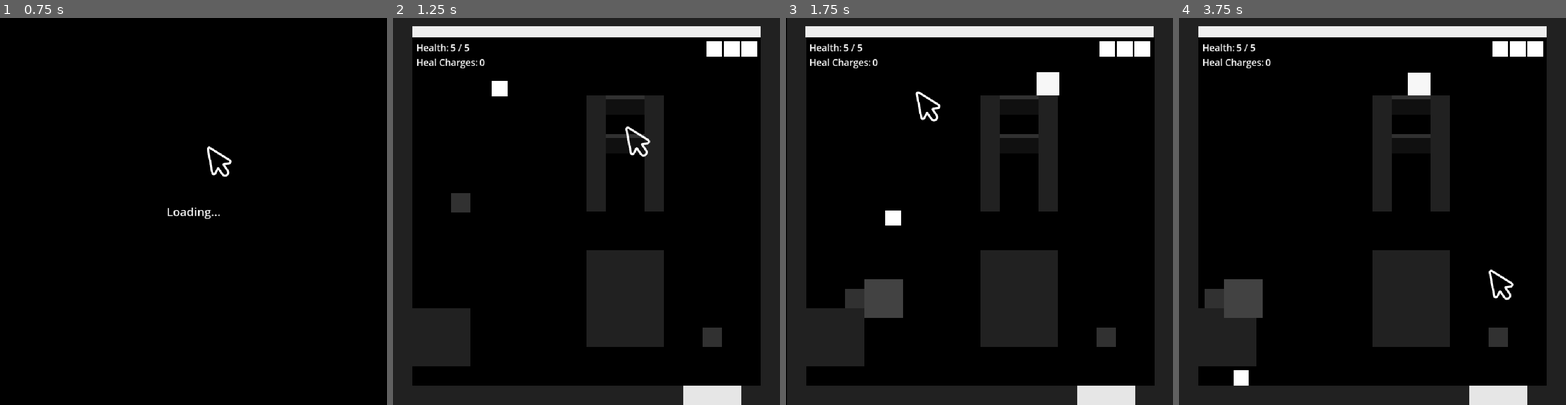
Above: before the commit, frames 1-4 (left to right).
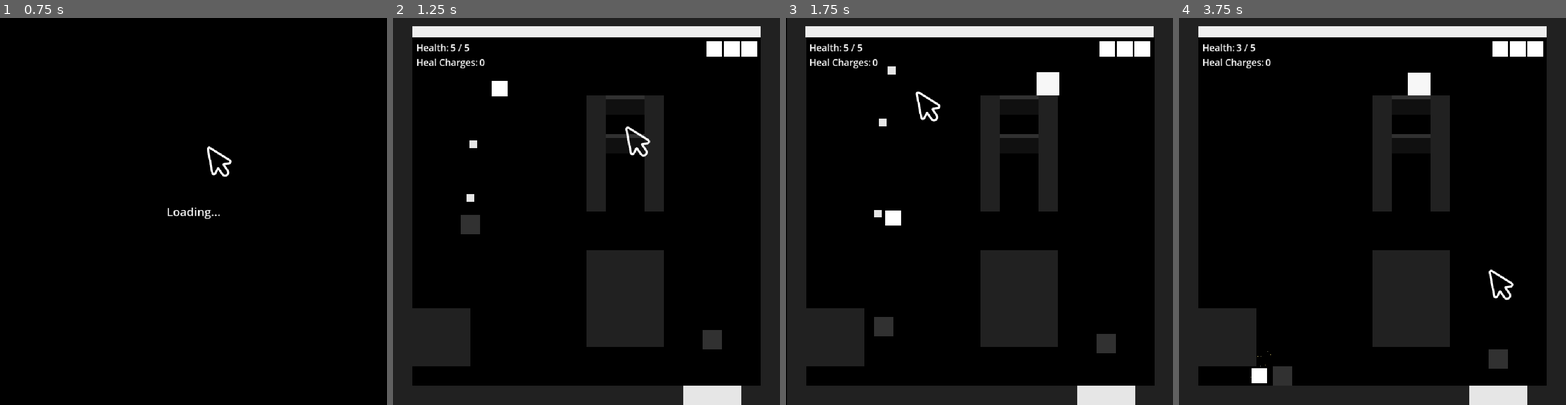
Above: after the commit, the same moments.

Repository: stevencasteel/Box-Battle
Game: Godot game, scene res://src/scenes/main/main.tscn
Same seed, same stepped clock (60 frames per second), same inputs: the game is played once before the commit and once after it. The engine's default icon, where the game draws it, is replaced by a stand-in: a white triangle on a blue panel in a dark square.
Inputs (mouse positions are in pixels of both pictures, inside the frame that each line leads up to):
- Up to frame 1 (0.75 s): tap Enter (ui_accept) at 0.5 s; drag from (193, 157) to (232, 126) at 0.52 s
- Up to frame 2 (1.25 s): no input
- Up to frame 3 (1.75 s): drag from (902, 230) to (917, 91) at 1.27 s
- Up to frame 4 (3.75 s): move the mouse to (1411, 126) at 2.02 s; hold Left (ui_left) 2.03-2.75 s; drag from (1353, 288) to (1206, 377) at 2.77 s; move the mouse to (1488, 269) at 3.52 s; hold Right (ui_right) from 3.53 s (still down)

Frame 1 is identical in both runs. In frame 2, 0.6% of the frame differs, in the area x 15-85%, y 31-86%; in frame 3, 1.8%; in frame 4, 2.3%, in the area x 6-85%, y 6-95%.

Commit message:
feat(combat): Add melee attack system to boss and minions
Implemented a new data-driven melee attack system and extended it to both the boss and the patrolling lancer minion, creating more dynamic and reactive enemy AI.

- **New Melee System:**
  - Created a reusable `MeleeComponent` to handle all hitbox activation, timing, and collision logic for melee attacks.
  - Introduced a `MeleeAttackData` resource to define attack properties (shape, damage, duration, telegraph) in data, decoupling design from code.

- **Boss Enhancements:**
  - Added a `CloseRangeDetector` Area2D.
  - The boss now performs an immediate, high-priority melee swipe if the player enters its close range while it's patrolling.
  - The boss now performs a powerful melee follow-up attack after completing its lunge.
  - Added telegraph visuals for all melee attacks.

- **Minion AI Refactor:**
  - Refactored the minion state machine to emulate the more robust boss architecture, where states have full control over movement.
  - Created a new `StateMinionPatrol` to handle simultaneous movement and ranged attacks.
  - `StateMinionIdle` is now a pure decision-making state.
  - Added a `MeleeRangeDetector` to the Patrolling Lancer, allowing it to perform an instant melee attack that interrupts its patrol.

- **Architectural Improvements:**
  - Added a dedicated "hitbox" physics layer to prevent entities from colliding with their own attack areas.
  - Resolved a complex execution order bug by giving the state machine a higher `process_priority`, ensuring AI logic runs before physics are applied.

Diff:
--- a/project.godot
+++ b/project.godot
@@ -142,6 +142,7 @@
 2d_physics/layer_6="player_hitbox"
 2d_physics/layer_7="player_hurtbox"
 2d_physics/layer_8="solid_world"
+2d_physics/layer_9="hitbox"
 
 [rendering]
 
--- a/src/core/util/physics_layers.gd
+++ b/src/core/util/physics_layers.gd
@@ -14,3 +14,4 @@
 const PLAYER_HITBOX = 32  # Layer 6
 const PLAYER_HURTBOX = 64  # Layer 7
 const SOLID_WORLD = 128  # Layer 8
+const HITBOX = 256 # Layer 9
--- /dev/null
+++ b/src/data/combat/attacks/lancer_poke.tres
@@ -0,0 +1,15 @@
+[gd_resource type="Resource" script_class="MeleeAttackData" load_steps=3 format=3 uid="uid://c1x2y304a5b6c"]
+
+[ext_resource type="Script" uid="uid://yas33ux44jbi" path="res://src/api/combat/melee_attack_data.gd" id="1_script"]
+
+[sub_resource type="RectangleShape2D" id="RectangleShape2D_lancerpoke"]
+size = Vector2(80, 20)
+
+[resource]
+script = ExtResource("1_script")
+shape = SubResource("RectangleShape2D_lancerpoke")
+offset = Vector2(65, 0)
+damage_amount = 1
+duration = 0.15
+telegraph_duration = 0.3
+hit_stop_duration = 0.03
--- a/src/entities/components/base_state_machine.gd
+++ b/src/entities/components/base_state_machine.gd
@@ -18,7 +18,7 @@
 
 
 func _ready() -> void:
-	process_priority = 0
+	process_priority = -10
 
 
 func _notification(what: int) -> void:
@@ -84,3 +84,7 @@
 	state_history.push_front(state_name)
 	if state_history.size() > MAX_HISTORY_SIZE:
 		state_history.pop_back()
+
+
+func get_current_state_key() -> StringName:
+	return _current_state_key
--- a/src/entities/components/melee_component.gd
+++ b/src/entities/components/melee_component.gd
@@ -12,6 +12,9 @@
 signal hit_confirmed
 ## Emitted when the full attack sequence (telegraph + duration) is complete.
 signal attack_finished
+
+# --- Constants ---
+const TelegraphScene = preload(AssetPaths.SCENE_TELEGRAPH_COMPONENT)
 
 # --- Node References ---
 @onready var hitbox: Area2D = $Hitbox
@@ -60,19 +63,39 @@
 
 # --- Private Logic ---
 func _execute_attack_sequence() -> void:
-	# TODO: Implement telegraph logic in a future step if needed.
+	var facing_direction = _owner.entity_data.facing_direction if "facing_direction" in _owner.entity_data else 1.0
 
+	# --- 1. Telegraph Phase ---
+	if _current_attack_data.telegraph_duration > 0.0:
+		var telegraph := TelegraphScene.instantiate()
+		_owner.add_child(telegraph)
+
+		var telegraph_size = _current_attack_data.shape.get_rect().size
+		var telegraph_offset = _current_attack_data.offset
+		var telegraph_position = _owner.global_position + (telegraph_offset * Vector2(facing_direction, 1.0))
+
+		telegraph.start_telegraph(
+			_current_attack_data.telegraph_duration,
+			telegraph_size,
+			telegraph_position,
+			Palette.COLOR_UI_PANEL_BG
+		)
+		await telegraph.telegraph_finished
+
+		if not is_instance_valid(self):
+			return
+
+	# --- 2. Attack Phase ---
 	collision_shape.shape = _current_attack_data.shape
-
-	var facing_direction = _owner.entity_data.facing_direction if "facing_direction" in _owner.entity_data else 1.0
 	hitbox.position = _current_attack_data.offset * Vector2(facing_direction, 1.0)
 
 	hitbox.monitoring = true
+	# Use the new dedicated hitbox layer.
+	hitbox.collision_layer = PhysicsLayers.HITBOX
+
 	if _owner.is_in_group(Identifiers.Groups.PLAYER):
-		hitbox.collision_layer = PhysicsLayers.PLAYER_HITBOX
 		hitbox.collision_mask = PhysicsLayers.ENEMY | PhysicsLayers.ENEMY_PROJECTILE
 	else:
-		hitbox.collision_layer = PhysicsLayers.HAZARD
 		hitbox.collision_mask = PhysicsLayers.PLAYER_HURTBOX
 
 	collision_shape.disabled = false
@@ -83,6 +106,7 @@
 	if not is_instance_valid(self):
 		return
 
+	# --- 3. Cleanup ---
 	collision_shape.disabled = true
 	hitbox.monitoring = false
 	hitbox.collision_layer = 0
--- a/src/entities/entity_builder.gd
+++ b/src/entities/entity_builder.gd
@@ -154,6 +154,10 @@
 		load("res://src/entities/minions/states/state_minion_attack.gd").new(minion, sm, minion.entity_data),
 		Identifiers.MinionStates.FALL:
 		load("res://src/entities/states/state_entity_fall.gd").new(minion, sm, minion.entity_data),
+		"melee":
+		load("res://src/entities/minions/states/state_minion_melee.gd").new(minion, sm, minion.entity_data),
+		"patrol":
+		load("res://src/entities/minions/states/state_minion_patrol.gd").new(minion, sm, minion.entity_data),
 	}
 
 	var per_component_deps := {
--- a/src/entities/minions/data/patrolling_lancer_behavior.tres
+++ b/src/entities/minions/data/patrolling_lancer_behavior.tres
@@ -8,7 +8,7 @@
 [resource]
 script = ExtResource("1_script")
 max_health = 5
-initial_state_key = &"fall"
+initial_state_key = &"patrol"
 is_anchored = false
 movement_logic = ExtResource("2_movement")
 detection_radius = 400.0
--- a/src/entities/minions/minion.gd
+++ b/src/entities/minions/minion.gd
@@ -39,12 +39,17 @@
 	EntityBuilder.build(self)
 
 
-func _physics_process(_delta: float) -> void:
-	if not _is_dead:
-		move_and_slide()
+func _physics_process(delta: float) -> void:
+	if _is_dead or not is_instance_valid(entity_data):
+		return
 
-		if is_instance_valid(entity_data) and entity_data.behavior.is_anchored:
-			velocity = Vector2.ZERO
+	if not is_on_floor():
+		velocity.y += entity_data.services.combat_config.gravity * delta
+
+	move_and_slide()
+
+	if entity_data.behavior.is_anchored:
+		velocity = Vector2.ZERO
 
 
 func _notification(what: int) -> void:
@@ -61,6 +66,11 @@
 
 	super.teardown()
 	entity_data = null
+
+
+## A public method for states to request the minion updates its facing direction.
+func update_player_tracking() -> void:
+	_update_player_tracking()
 
 
 func deactivate() -> void:
@@ -120,17 +130,23 @@
 
 # --- Signal Handlers ---
 func _on_range_detector_body_entered(body: Node) -> void:
-	if not entity_data:
-		return
-	if body.is_in_group(Identifiers.Groups.PLAYER):
+	if is_instance_valid(entity_data) and body is Player:
 		entity_data.is_player_in_range = true
 
 
 func _on_range_detector_body_exited(body: Node) -> void:
-	if not entity_data:
-		return
-	if body.is_in_group(Identifiers.Groups.PLAYER):
+	if is_instance_valid(entity_data) and body is Player:
 		entity_data.is_player_in_range = false
+
+
+func _on_melee_range_detector_body_entered(body: Node) -> void:
+	if is_instance_valid(entity_data) and body is Player:
+		entity_data.is_player_in_melee_range = true
+
+
+func _on_melee_range_detector_body_exited(body: Node) -> void:
+	if is_instance_valid(entity_data) and body is Player:
+		entity_data.is_player_in_melee_range = false
 
 
 func _on_health_component_died() -> void:
--- a/src/entities/minions/minion_state_data.gd
+++ b/src/entities/minions/minion_state_data.gd
@@ -18,6 +18,7 @@
 
 # --- Targeting ---
 var is_player_in_range: bool = false
+var is_player_in_melee_range: bool = false
 
 # --- Physics & Movement ---
 var facing_direction: float = -1.0
--- a/src/entities/minions/movement_logic/patrol_movement_logic.gd
+++ b/src/entities/minions/movement_logic/patrol_movement_logic.gd
@@ -7,19 +7,17 @@
 
 ## Moves the minion horizontally, applying gravity, and reverses on wall collision.
 func execute(delta: float, minion: Minion, state_data: MinionStateData) -> Vector2:
-	var new_velocity := minion.velocity
+	var new_velocity := Vector2.ZERO
+	# Preserve vertical momentum for gravity, but reset horizontal.
+	new_velocity.y = minion.velocity.y
 
-	# A patrolling entity is responsible for its own gravity.
 	if not minion.is_on_floor():
 		new_velocity.y += state_data.services.combat_config.gravity * delta
 	else:
-		# Apply a small amount of downward velocity to keep it stuck to slopes.
-		new_velocity.y += 10
+		new_velocity.y += 10 # Apply a small downward force to stick to slopes.
 
 	if minion.is_on_wall():
 		state_data.facing_direction *= -1.0
 
-	# NOTE: We currently use boss_patrol_speed. We can add a minion-specific
-	# speed to MinionBehavior later if needed.
 	new_velocity.x = state_data.facing_direction * state_data.services.combat_config.boss_patrol_speed
 	return new_velocity
--- a/src/entities/minions/patrolling_lancer.tscn
+++ b/src/entities/minions/patrolling_lancer.tscn
@@ -1,27 +1,28 @@
-[gd_scene load_steps=9 format=3 uid="uid://c0mbo7v80afg1"]
+[gd_scene load_steps=10 format=3 uid="uid://c0mbo7v80afg1"]
 
 [ext_resource type="Script" uid="uid://4xepmjomesfc" path="res://src/entities/minions/minion.gd" id="1_minion_script"]
 [ext_resource type="Resource" path="res://src/data/effects/entity_hit_flash_effect.tres" id="2_hit_flash"]
-[ext_resource type="Resource" path="res://src/core/data/effects/player_hit_spark_effect.tres" id="3_hit_spark_effect"]
-[ext_resource type="Resource" path="res://src/entities/archetypes/minion_archetype.tres" id="4_archetype"]
-[ext_resource type="Resource" uid="uid://bps1fb52qcel8" path="res://src/core/data/effects/dissolve_effect.tres" id="5_dissolve_effect"]
-[ext_resource type="Resource" uid="uid://d2b4w7h1qxy5c" path="res://src/entities/minions/data/patrolling_lancer_behavior.tres" id="6_lancer_behavior"]
+[ext_resource type="PackedScene" path="res://src/entities/components/melee_component.tscn" id="3_melee_component"]
+[ext_resource type="Resource" path="res://src/core/data/effects/player_hit_spark_effect.tres" id="4_hit_spark_effect"]
+[ext_resource type="Resource" path="res://src/entities/archetypes/minion_archetype.tres" id="5_archetype"]
+[ext_resource type="Resource" uid="uid://bps1fb52qcel8" path="res://src/core/data/effects/dissolve_effect.tres" id="6_dissolve_effect"]
+[ext_resource type="Resource" uid="uid://d2b4w7h1qxy5c" path="res://src/entities/minions/data/patrolling_lancer_behavior.tres" id="7_lancer_behavior"]
 
 [sub_resource type="RectangleShape2D" id="RectangleShape2D_minionbody"]
 size = Vector2(50, 50)
 
-[sub_resource type="CircleShape2D" id="CircleShape2D_rangedetector"]
-radius = 400.0
+[sub_resource type="CircleShape2D" id="CircleShape2D_meleetrigger"]
+radius = 90.0
 
 [node name="PatrollingLancer" type="CharacterBody2D" groups=["enemy"]]
 collision_layer = 4
-collision_mask = 131
+collision_mask = 129
 script = ExtResource("1_minion_script")
-behavior = ExtResource("6_lancer_behavior")
+behavior = ExtResource("7_lancer_behavior")
 hit_flash_effect = ExtResource("2_hit_flash")
-hit_spark_effect = ExtResource("3_hit_spark_effect")
-dissolve_effect = ExtResource("5_dissolve_effect")
-archetype = ExtResource("4_archetype")
+hit_spark_effect = ExtResource("4_hit_spark_effect")
+dissolve_effect = ExtResource("6_dissolve_effect")
+archetype = ExtResource("5_archetype")
 
 [node name="Visual" type="Polygon2D" parent="."]
 color = Color(0.9, 0.4, 0.4, 1)
@@ -34,10 +35,20 @@
 one_shot = true
 
 [node name="RangeDetector" type="Area2D" parent="."]
-collision_layer = 0
+collision_layer = 4
 
 [node name="CollisionShape2D" type="CollisionShape2D" parent="RangeDetector"]
-shape = SubResource("CircleShape2D_rangedetector")
+shape = SubResource("CircleShape2D_meleetrigger")
+
+[node name="MeleeRangeDetector" type="Area2D" parent="."]
+collision_layer = 4
+
+[node name="CollisionShape2D" type="CollisionShape2D" parent="MeleeRangeDetector"]
+shape = SubResource("CircleShape2D_meleetrigger")
+
+[node name="MeleeComponent" parent="." instance=ExtResource("3_melee_component")]
 
 [connection signal="body_entered" from="RangeDetector" to="." method="_on_range_detector_body_entered"]
 [connection signal="body_exited" from="RangeDetector" to="." method="_on_range_detector_body_exited"]
+[connection signal="body_entered" from="MeleeRangeDetector" to="." method="_on_melee_range_detector_body_entered"]
+[connection signal="body_exited" from="MeleeRangeDetector" to="." method="_on_melee_range_detector_body_exited"]
--- a/src/entities/minions/states/state_minion_attack.gd
+++ b/src/entities/minions/states/state_minion_attack.gd
@@ -62,4 +62,5 @@
 	if state_machine.current_state == self:
 		_minion.attack_timer.wait_time = _current_pattern.cooldown
 		_minion.attack_timer.start()
-		state_machine.change_state(Identifiers.MinionStates.IDLE)
+		# Return to patrol so the minion moves during its attack cooldown.
+		state_machine.change_state("patrol")
--- a/src/entities/minions/states/state_minion_idle.gd
+++ b/src/entities/minions/states/state_minion_idle.gd
@@ -1,40 +1,34 @@
 # src/entities/minions/states/state_minion_idle.gd
-## The default state for a minion. It handles movement via the assigned
-## MovementLogic and checks for conditions to transition to other states.
+## The default "thinking" state for a minion. It decides what action to take next.
 class_name MinionStateIdle
 extends BaseState
 
 var _minion: Minion
 
-
 func enter(_msg := {}) -> void:
 	self._minion = owner as Minion
+	# An idle minion does not move.
+	_minion.velocity = Vector2.ZERO
 
 
-func process_physics(delta: float) -> void:
+func process_physics(_delta: float) -> void:
 	if not is_instance_valid(_minion):
 		return
 
 	# --- State Transition Checks (Prioritized) ---
 
-	# 1. Check for falling (ONLY if the entity is not anchored).
-	if not state_data.behavior.is_anchored and not _minion.is_on_floor():
-		state_machine.change_state(Identifiers.MinionStates.FALL)
+	# 1. Check for melee attack conditions.
+	if state_data.is_player_in_melee_range and _minion.attack_timer.is_stopped():
+		state_machine.change_state("melee")
 		return
 
-	# 2. Check for attack conditions.
-	var can_attack: bool = (
-		state_data.is_player_in_range
-		and _minion.attack_timer.is_stopped()
-		and not state_data.behavior.attack_patterns.is_empty()
-	)
-	if can_attack:
-		state_machine.change_state(Identifiers.MinionStates.ATTACK, {"pattern": state_data.behavior.attack_patterns.pick_random()})
+	# 2. Check for ranged attack conditions.
+	if state_data.is_player_in_range and _minion.attack_timer.is_stopped():
+		if not state_data.behavior.attack_patterns.is_empty():
+			state_machine.change_state(Identifiers.MinionStates.ATTACK, {"pattern": state_data.behavior.attack_patterns.pick_random()})
+			return
+
+	# 3. If no other action is taken, start patrolling.
+	if _minion.attack_timer.is_stopped():
+		state_machine.change_state("patrol")
 		return
-
-	# --- Default Action: Execute Movement ---
-	if is_instance_valid(state_data.behavior.movement_logic):
-		var new_velocity: Vector2 = state_data.behavior.movement_logic.execute(
-			delta, _minion, state_data
-		)
-		_minion.velocity = new_velocity
--- /dev/null
+++ b/src/entities/minions/states/state_minion_melee.gd
@@ -0,0 +1,49 @@
+# src/entities/minions/states/state_minion_melee.gd
+## A state that triggers a minion's melee attack.
+class_name MinionStateMelee
+extends BaseState
+
+# --- Constants ---
+const LancerPokeData = preload("res://src/data/combat/attacks/lancer_poke.tres")
+
+# --- Private Member Variables ---
+var _melee_component: MeleeComponent
+var _minion: Minion
+
+
+func enter(_msg := {}) -> void:
+	self._minion = owner as Minion
+	_minion.velocity = Vector2.ZERO
+	_melee_component = _minion.get_component(MeleeComponent)
+
+	if not is_instance_valid(_melee_component):
+		push_error("MinionStateMelee requires a MeleeComponent on the owner. Aborting.")
+		state_machine.change_state(Identifiers.MinionStates.IDLE)
+		return
+
+	_melee_component.attack_finished.connect(_on_attack_finished, CONNECT_ONE_SHOT)
+	_melee_component.perform_attack(LancerPokeData)
+
+
+func exit() -> void:
+	if is_instance_valid(_melee_component) and _melee_component.attack_finished.is_connected(_on_attack_finished):
+		_melee_component.attack_finished.disconnect(_on_attack_finished)
+
+
+func process_physics(_delta: float) -> void:
+	# If the player leaves the melee zone during the attack, immediately go back to patrolling.
+	if not state_data.is_player_in_melee_range:
+		state_machine.change_state("patrol")
+		return
+
+
+# --- Signal Handlers ---
+func _on_attack_finished() -> void:
+	if state_machine.current_state == self:
+		var attack_data = _melee_component._current_attack_data
+		if is_instance_valid(attack_data) and is_instance_valid(_minion.attack_timer):
+			# Use a generic cooldown for minions for now.
+			_minion.attack_timer.wait_time = 2.0
+			_minion.attack_timer.start()
+
+		state_machine.change_state(Identifiers.MinionStates.IDLE)
--- /dev/null
+++ b/src/entities/minions/states/state_minion_patrol.gd
@@ -0,0 +1,46 @@
+# src/entities/minions/states/state_minion_patrol.gd
+## The state where a minion actively moves according to its movement logic.
+class_name MinionStatePatrol
+extends BaseState
+
+var _minion: Minion
+
+
+func enter(_msg := {}) -> void:
+	self._minion = owner as Minion
+
+
+func process_physics(delta: float) -> void:
+	if not is_instance_valid(_minion):
+		return
+
+	# --- Priority 1: Melee Interrupt ---
+	# If player gets too close, this action takes precedence over everything.
+	if state_data.is_player_in_melee_range:
+		_minion.velocity = Vector2.ZERO
+		_minion.attack_timer.stop()
+		state_machine.change_state("melee")
+		return
+
+	# --- Priority 2: Ranged Attack (while continuing to patrol) ---
+	if (
+		state_data.is_player_in_range
+		and _minion.attack_timer.is_stopped()
+		and not state_data.behavior.attack_patterns.is_empty()
+	):
+		_minion.update_player_tracking()
+		var pattern: AttackPattern = state_data.behavior.attack_patterns.pick_random()
+		_minion.attack_timer.wait_time = pattern.cooldown
+		_minion.attack_timer.start()
+
+		if is_instance_valid(pattern.logic):
+			var attack_command: Callable = pattern.logic.execute(_minion, pattern)
+			if attack_command.is_valid():
+				attack_command.call()
+
+	# --- Default Action: Always Execute Movement ---
+	if is_instance_valid(state_data.behavior.movement_logic):
+		var new_velocity: Vector2 = state_data.behavior.movement_logic.execute(
+			delta, _minion, state_data
+		)
+		_minion.velocity = new_velocity
Not shown, changed: docs/CHANGELOG.txt
Not shown, changed: docs/all_godot_source_code_no_docs.txt
